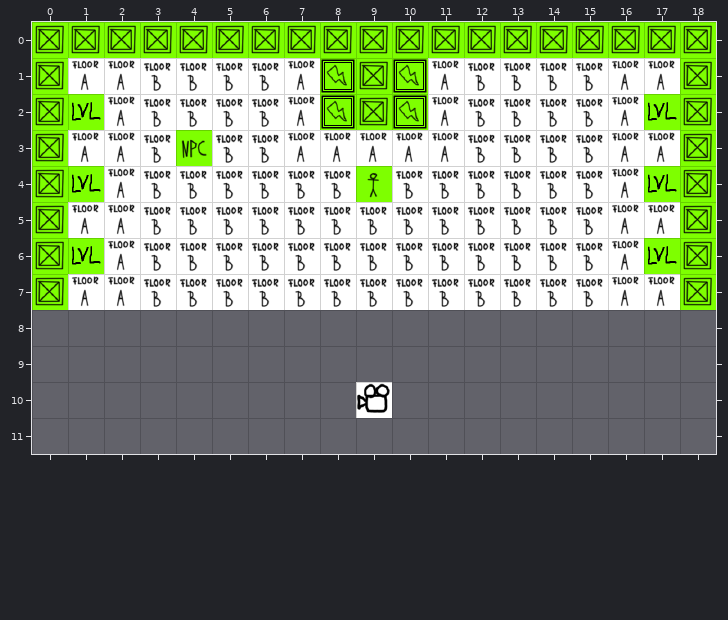
A Tiled map gets an edit: assets/levels/Hub.tmx. Above is the file before it was changed.
Cells are 64x64 px. Shown: x 0..18, y 0..11. Tiles whose own drawing changed are shown in their newer look in all pictures.
After:
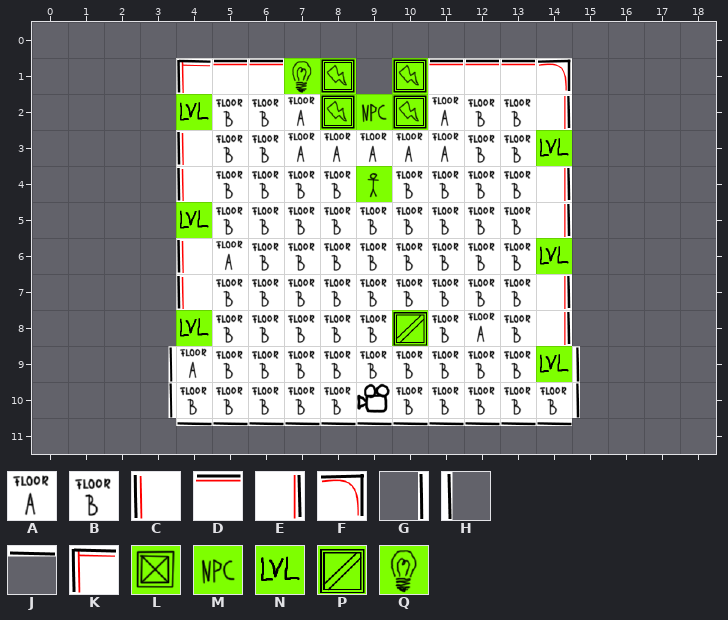
Key: from "Tileset": A 0, B 1, C 8, D 9, E 10, F 13, G 20, H 22, J 23, K 24, L 33, M 34, N 37, P 47, Q 48.
_ is an empty cell, # one hidden under a higher layer.
Objects are placed by their top-left corner, in cells (3,4 is the top-left corner of cell 3,4); size is 1x1 cell unless given.
Edits made:
Layer "Tile Layer 1":
y 0: x 0..18 ################### -> ___________________
y 1: x 0..7 #AABBBBA -> ____KDD#; x 9 # -> _; x 11..18 ABBBBAA# -> DDDF____
y 2: x 0..4 #AABB -> ____C; x 14..18 BBAA# -> E____
y 3: x 0..4 #AAB# -> ____C; x 14..18 BBAA# -> E____
y 4..5: x 0..4 #AABB -> ____C; x 14..18 BBAA# -> E____
y 6: x 0..5 #AABBB -> ____CA; x 14..18 BBAA# -> E____
y 7: x 0..4 #AABB -> ____C; x 14..18 BBAA# -> E____
y 8: x 4..9 ______ -> CBBBBB; x 11..14 ____ -> BABE
y 9: x 3..15 _____________ -> GABBBBBBBBBAH
y 10: x 3..8 ______ -> GBBBBB; x 10..15 ______ -> BBBBBH
y 11: x 4..14 ___________ -> JJJJJJJJJJJ
Layer "Tile Layer 2":
y 0: x 0..18 LLLLLLLLLLLLLLLLLLL -> ___________________
y 1: x 0 L -> _; x 7 _ -> Q; x 9 L -> _; x 18 L -> _
y 2: x 0 L -> _; x 9 L -> M; x 18 L -> _
y 3: x 0 L -> _; x 4 M -> _; x 18 L -> _
y 4..7: x 0 L -> _; x 18 L -> _
y 8: x 10 _ -> P
Layer "Object Layer 1":
changed: N at 1,2 -> N at 4,2
changed: N at 17,2 -> N at 14,3
changed: N at 1,4 -> N at 4,5
changed: N at 17,4 -> N at 14,6
changed: N at 1,6 -> N at 4,8
changed: N at 17,6 -> N at 14,9
